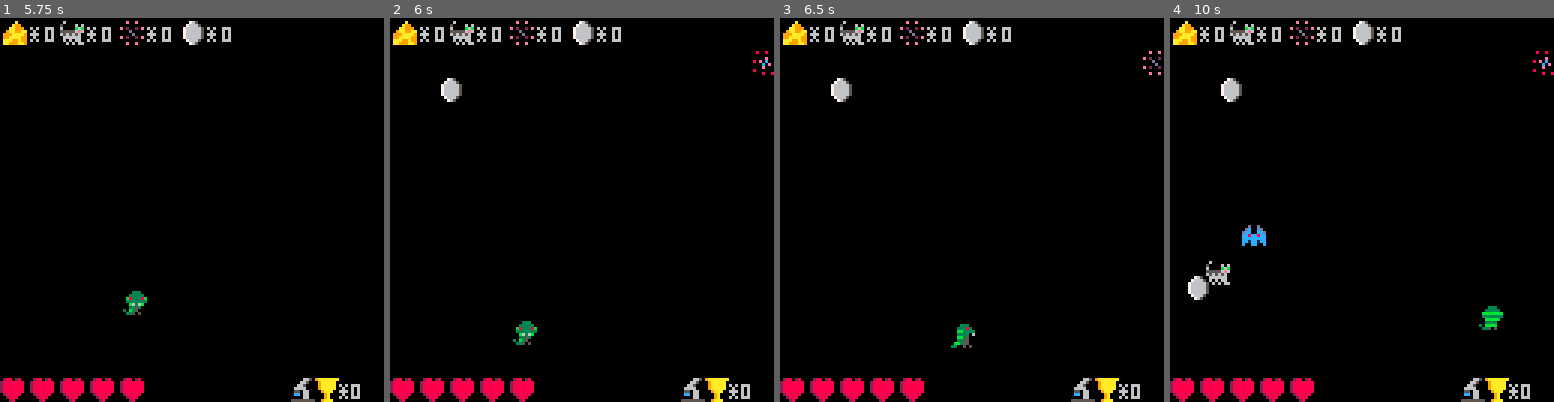
Above: before the commit, frames 1-4 (left to right).
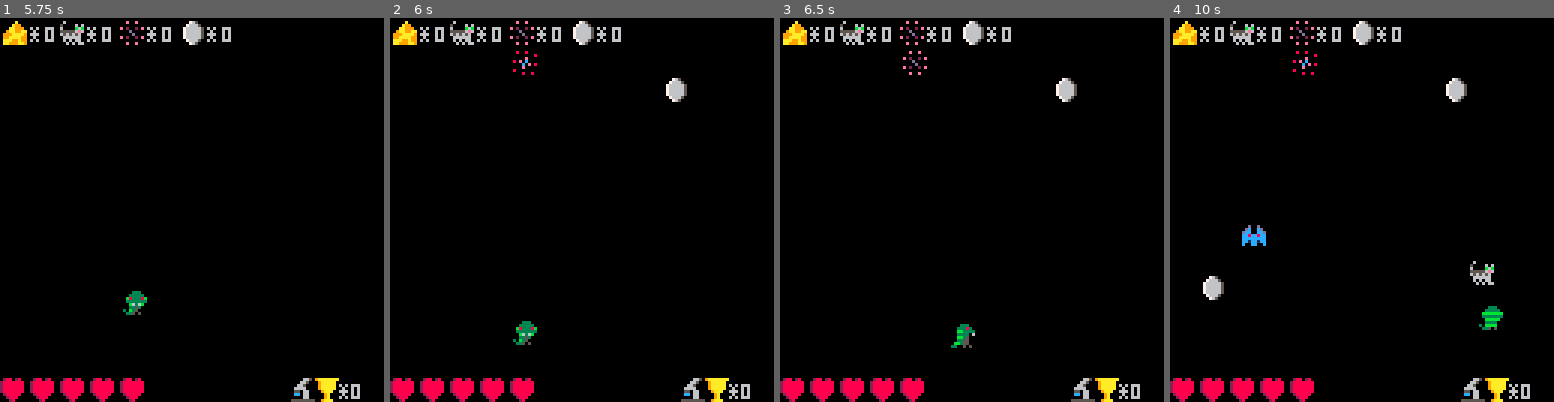
Above: after the commit, the same moments.

Repository: kdaniels/sparkleshoes
Game: PICO-8 cartridge sparkleshoes.p8
Two runs of this game, one before a commit and one after it. Both use one fixed random seed, a clock stepped at 60 frames per second and the inputs below.
Inputs:
- Up to frame 1 (5.75 s): tap X (X key) at 0.33, 1.07, 1.85, 2.97, 4.08, 5.2 s; tap O (Z key) at 0.7, 1.7, 2.1, 2.5, 2.9, 3.3, 3.7, 4.1, 4.5, 4.9, 5.3, 5.7 s; hold Right 1.6-2.1 s; hold Up 2.15-2.42 s; hold Right 2.47-3.03 s; hold Left 3.08-3.58 s; hold Down 3.63-3.97 s; hold Right 4.02-4.68 s; hold Up 4.73-5.03 s; hold Left 5.08-5.68 s; hold Down from 5.73 s (still down)
- Up to frame 2 (6 s): keep holding Down
- Up to frame 3 (6.5 s): release Down at 6.03 s; hold Right from 6.08 s (still down); tap O (Z key) at 6.1 s; tap X (X key) at 6.32 s
- Up to frame 4 (10 s): tap O (Z key) every 0.4 s from 6.5 to 9.7 s; release Right at 6.58 s; hold Right 6.63-7.13 s; hold Up 7.18-7.45 s; tap X (X key) at 7.43, 8.55, 9.67 s; hold Right 7.5-8.07 s; hold Left 8.12-8.62 s; hold Down 8.67-9 s; hold Right 9.05-9.72 s; hold Up from 9.77 s (still down)

Frame 1 is identical in both runs. In frame 2, 0.7% of the frame differs, in the area x 13-100%, y 8-22%; in frame 3, 0.7%; in frame 4, 1.6%, in the area x 4-100%, y 8-74%.

Commit message:
level 2 with beers, tentacle monsters, and explosions

Diff:
--- a/sparkleshoes.p8
+++ b/sparkleshoes.p8
@@ -5,6 +5,13 @@
 t=0
 high_score = 0
 level = 1
+
+-- todo
+-- level 3 set computers on fire
+-- make explosions that propagate
+-- make soxks enemies that might
+-- spawn more when you set them
+-- on fire
 
 function init_game()
 	sfx(7)
@@ -20,10 +27,12 @@
 	player.cats = 0
 	player.coins = 0
 	player.sparkles = 0
+	player.beers = 0
 	player.points = 0
 
 	cats_collected = 0
 	zubats_killed = 0
+	monsters_killed = 0
 	cheese_eaten = 0
 	scopes_crept = 0
 
@@ -40,6 +49,9 @@
 	zubats = {}
 	cats = {}
 	scopes = {}
+	beers = {}
+	monsters = {}
+	explosions = {}
 
 	max_cats = 1
 	max_zubats = 5
@@ -47,26 +59,44 @@
 	max_sparkles = 15
 	max_coins = 5
 	max_scopes = 1
+	max_beers = 0
+	max_monsters = 0
 
 	last_cat = time()
 	last_zubat = time()
 	last_cheese = time()
 	last_sparkle = time()
 	last_coin = time()
+	last_beer = time()
+	last_monster = time()
 
 	cat_freq = 7
 	zubat_freq = 7
 	cheese_freq = 10
 	sparkle_freq = 4
 	coin_freq = 4
+	beer_freq = 5
+	monster_freq = 5
 
 	cat_prob = .914
 	zubat_prob = .900
 	cheese_prob = .930
 	sparkle_prob = .900
 	coin_prob = .930
+	beer_prob = .920
+	monster_prob = .950
 
 	zubat_speed = 0.5
+	monster_speed = 0.2
+end
+
+function set_level(level)
+	if level == 2 then
+		sfx(10)
+		max_beers = 10
+		max_monsters = 5
+		scene = "level2"
+	end
 end
 
 function make_game_harder()
@@ -82,6 +112,15 @@
 	max_zubats += 1
 	max_coins -= 1
 	max_sparkles -= 1
+
+	if level == 2 then
+		max_monsters += 2
+		monster_speed += 0.05
+		monster_prob -= .01
+		beer_prob += .005
+		sparkle_prob += .003
+	end
+
 	last_time_hardened = time()
 end
 
@@ -115,12 +154,43 @@
 	end
 end
 
+-- explosions
+function make_explosion(x, y, direction)
+	explosion = {}
+	explosion.direction = direction
+	explosion.x = x
+	explosion.y = y
+	explosion.speed = 0.5
+	explosion.sprite = 53
+	add(explosions, explosion)
+	sfx(11)
+end
+function move_explosion(explosion)
+	if explosion.direction == 0 then
+		explosion.x -= explosion.speed
+	elseif explosion.direction == 1 then
+		explosion.x += explosion.speed
+	elseif explosion.direction == 2 then
+		explosion.y -= explosion.speed
+	elseif explosion.direction == 3 then
+		explosion.y += explosion.speed
+	end
+	if explosion.x > 127 or explosion.x < 0 or explosion.y < 0 or explosion.y > 127 then
+		del(explosions, explosion)
+	end
+	explosion.sprite += 1
+	if explosion.sprite == 61 then
+		del(explosions, explosion)
+	end
+end
+
+
 -- cheese functions
 function make_cheese()
 	if #cheeses < max_cheeses and (time() - last_cheese) > cheese_freq and rnd() > cheese_prob then
 		cheese = {}
 		cheese.sprite = 7
-		cheese.x = rnd(127)
+		cheese.x = rnd(112)
 		cheese.y = rnd(110)+10
 		cheese.time = time()
 		add(cheeses, cheese)
@@ -151,7 +221,7 @@
 	if #sparkles < max_sparkles and (time() - last_sparkle) > sparkle_freq and rnd() > sparkle_prob then
 		sparkle = {}
 		sparkle.sprite = 50
-		sparkle.x = rnd(127)
+		sparkle.x = rnd(112)
 		sparkle.y = rnd(110)+10
 		add(sparkles, sparkle)
 		last_sparkle = time()
@@ -183,7 +253,7 @@
 	if #coins < max_coins and (time() - last_coin) > coin_freq and rnd() > coin_prob then
 		coin = {}
 		coin.sprite = 8
-		coin.x = rnd(127)
+		coin.x = rnd(112)
 		coin.y = rnd(110)+10
 		add(coins, coin)
 		last_coin = time()
@@ -250,6 +320,33 @@
 			end
 		end
 	end
+	if #explosions > 0 then
+		new_exps = {}
+		for explosion in all(explosions) do
+			if is_overlapping(explosion, zubat) then
+				del(zubats, zubat)
+				zubats_killed += 1
+				scope_creep = true
+				scopes_crept += 1
+				player.points += 1
+				new_exp = {}
+				-- these have to be added
+				-- outside of the all(explosion)
+				-- loop to prevent infinite
+				-- looping and crashing pico8
+				new_exp.x = explosion.x
+				new_exp.y = explosion.y
+				new_exp.direction = explosion.direction
+				add(new_exps, new_exp)
+				del(explosions, explosion)
+			end
+		end
+		if #new_exps > 0 then
+			for new_exp in all(new_exps) do
+				make_explosion(new_exp.x, new_exp.y, new_exp.direction)
+			end
+		end
+	end
 	-- if you accidentally heart a zubat
 	-- it gets faster
 	if #hearts > 0 then
@@ -270,7 +367,7 @@
 		cat = {}
 		cat.sprite = 18
 		cat.speed = 0.31
-		cat.x = rnd(120)
+		cat.x = rnd(112)
 		cat.y = rnd(110)+10
 		cat.facing = flr(rnd(4))
 		add(cats, cat)
@@ -335,7 +432,7 @@
 	add(hearts, heart)
 end
 function move_heart(heart)
-if heart.direction == 0 then
+	if heart.direction == 0 then
 		heart.x -= heart.speed
 	elseif heart.direction == 1 then
 		heart.x += heart.speed
@@ -379,6 +476,111 @@
 	end
 end
 
+-- beer
+function make_beer()
+	if #beers < max_beers and (time() - last_beer) > beer_freq and rnd() > beer_prob then
+		beer = {}
+		beer.sprite = 9
+		beer.x = rnd(112)
+		beer.y = rnd(110)+10
+		beer.time = time()
+		add(beers, beer)
+		last_beer = time()
+	end
+end
+
+function check_beer(beer)
+	if is_overlapping(player,beer) then
+		del(beers, beer)
+		sfx(0)
+		player.beers += 1
+		scope_creep = true
+		scopes_crept += 1
+	end
+	if (time() - beer.time) > 10 then
+		del(beers, beer)
+	end
+end
+
+-- tentacle monsters
+function make_monster()
+	if #monsters < max_monsters and (time() - last_monster) > monster_freq and rnd() > monster_prob then
+		monster = {}
+		monster.sprite = 10
+		monster.speed = monster_speed
+		monster.x = rnd(112)
+		monster.y = rnd(110)+10
+		add(monsters, monster)
+		last_monster = time()
+	end
+end
+
+function move_monster(monster)
+	if player.x > monster.x then
+		monster.x += monster.speed
+	elseif player.x < monster.x then
+		monster.x -= monster.speed
+	end
+	if player.y > monster.y then
+		monster.y += monster.speed
+	elseif player.y < monster.y then
+		monster.y -= monster.speed
+	end
+	if monster.sprite % 2 == 0 then
+		monster.sprite += 1
+	else
+		monster.sprite -= 1
+	end
+end
+
+function check_monster(monster)
+	if is_overlapping(player,monster) then
+		player.life -= 0.1
+		sfx(3)
+	end
+	if #fires > 0 then
+		for fire in all(fires) do
+			if is_overlapping(fire,monster) then
+				sfx(1)
+				make_explosion(fire.x, fire.y, fire.direction)
+				del(fires,fire)
+				del(monsters, monster)
+				monsters_killed += 1
+				scope_creep = true
+				scopes_crept += 1
+				player.points += 5
+			end
+		end
+	end
+	if #explosions > 0 then
+		new_exps = {}
+		for explosion in all(explosions) do
+			if is_overlapping(explosion, monster) then
+				del(monsters, monster)
+				monsters_killed += 1
+				scope_creep = true
+				scopes_crept += 1
+				player.points += 1
+				new_exp = {}
+				-- these have to be added
+				-- outside of the all(explosion)
+				-- loop to prevent infinite
+				-- looping and crashing pico8
+				new_exp.x = explosion.x
+				new_exp.y = explosion.y
+				new_exp.direction = explosion.direction
+				add(new_exps, new_exp)
+				del(explosions, explosion)
+			end
+		end
+		if #new_exps > 0 then
+			for new_exp in all(new_exps) do
+				make_explosion(new_exp.x, new_exp.y, new_exp.direction)
+			end
+		end
+	end
+end
+
 -- this is the player
 function move()
 	player.moving = true
@@ -396,6 +598,8 @@
 		draw_game()
 	elseif scene == "end" then
 		draw_end()
+	elseif scene == "level2" then
+		draw_level2()
 	end
 end
 
@@ -435,6 +639,17 @@
 	print("press any arrow key to start", 10, 120)
 end
 
+function draw_level2()
+	cls()
+	print("level 2!", 45, 60)
+	print("now you can shoot   with", 15, 75)
+	spr(2, 85, 73)
+	spr(9, 113, 73)
+	print("but watch out for", 20, 85)
+	spr(10, 92, 83)
+	print("press any arrow key to continue", 1, 120)
+end
+
 function draw_end()
 	cls()
 
@@ -444,21 +659,24 @@
 			col = 7 + j
 			t1 = t + i*4 - j*2
 			x = cos(t0)*5
-			y = 10 + j + cos(t1/50)*5
+			y = 5 + j + cos(t1/50)*5
 			pal(7,col)
 			spr(35+i, 12+i*8+x, y)
 		end
 	end
 
-	print(cats_collected.."    collected", 10, 40)
-	spr(18, 20, 38)
-	print(zubats_killed.."    vanquished", 10, 50)
-	spr(34, 20, 48)
-	spr(7, 20, 58)
-	print(cheese_eaten.."    eaten", 10, 60)
-	spr(4, 20, 68)
-	print(scopes_crept.."    crept up on you", 10, 70)
-
+	print(cats_collected.."    collected", 10, 30)
+	spr(18, 20, 28)
+	print(zubats_killed.."    vanquished", 10, 40)
+	spr(34, 20, 38)
+	print(cheese_eaten.."    eaten", 10, 50)
+	spr(7, 20, 48)
+	print(scopes_crept.."    crept up on you", 10, 60)
+	spr(4, 20, 58)
+	if level == 2 then
+		print(monsters_killed.."    defeated", 10, 70)
+		spr(10, 20, 68)
+	end
 	if player.points > high_score then
 		print("new high score: "..player.points.."!", 26, 85)
 		print("previous high score: "..high_score, 21, 104)
@@ -486,6 +704,9 @@
 	foreach(sparkles, draw_thing)
 	foreach(coins, draw_thing)
 	foreach(scopes, draw_thing)
+	foreach(beers, draw_thing)
+	foreach(monsters, draw_thing)
+	foreach(explosions, draw_thing)
 	spr(7, 1, 1)
 	print("*", 10, 3)
 	print(player.cheeses, 15, 3)
@@ -498,6 +719,11 @@
 	spr(8, 60, 1)
 	print("*", 69, 3)
 	print(player.coins, 74, 3)
+
+	if level == 2 then
+		spr(9, 80, 1)
+		print("*"..player.beers, 89, 3)
+	end
 	spr(52, 105, 120)
 	print("*"..player.points, 113, 122)
 end
@@ -509,6 +735,8 @@
 		update_game()
 	elseif scene == "end" then
 		update_end()
+	elseif scene == "level2" then
+		update_level2()
 	end
 end
 
@@ -528,10 +756,20 @@
 				high_score = player.points
 			end
 			init_game()
+			level = 1
 			scene = "game"
 		end
 	end
 	t += 1
+end
+
+function update_level2()
+	level = 2
+	if (time() - level2_time) > 2 then
+		if btn(0) or btn(1) or btn(2) or btn(3) then
+			scene = "game"
+		end
+	end
 end
 
 function update_game()
@@ -602,7 +840,17 @@
 	foreach(sparkles, move_sparkle)
 	foreach(scopes, move_scope)
 
-	if btnp(5) and player.sparkles > 0 then
+	if level == 2 then
+		make_beer()
+		make_monster()
+
+		foreach(beers, check_beer)
+		foreach(monsters, check_monster)
+		foreach(monsters, move_monster)
+		foreach(explosions, move_explosion)
+	end
+
+	if btnp(5) and (player.sparkles > 0 or player.beers > 0) then
 		sfx(2)
 		set_fire(player.facing)
 		player.sparkles -= 1
@@ -617,6 +865,11 @@
 		make_game_harder()
 	end
 
+	if (time() - start_time) > 60 and level == 1 then
+		level2_time = time()
+		set_level(2)
+	end
+
 	if player.life < 1 then
 		sfx(8)
 		end_time = time()
@@ -624,14 +877,14 @@
 	end
 end
 __gfx__
-00033300000333000aa0000000aa00000000665008ee08e0028802800000a0000007650000000000000000000000000000000000000000000000000000000000
-00333330003333300a9a000000a9a000000665008eeeeeee28888888000a99000076665000000000000000000000000000000000000000000000000000000000
-0b83338b0b83338b0a99a00000a99a00006650008eeeeeee2888888800aa99900766666500000000000000000000000000000000000000000000000000000000
-0333333303333333a9989a000a9899a0066660008eeeeeee2888888809aa99aa0766666500000000000000000000000000000000000000000000000000000000
-00b636b000b636b0a98899a00a98899a055066008eeeeeee28888888999aaaa90766666500000000000000000000000000000000000000000000000000000000
-0033530000335300998889a00988889a0cc0660008eeeee00288888099aaaa990766666500000000000000000000000000000000000000000000000000000000
-30b3500030b35000098888900988888000006600008eee0000288800aaa99a990076665000000000000000000000000000000000000000000000000000000000
-03350500035050000098890000988900555555550008e00000028000aa999aa90007650000000000000000000000000000000000000000000000000000000000
+00033300000333000aa0000000aa00000000665008ee08e0028802800000a000000765000777f000002220000022200000000000000000000000000000000000
+00333330003333300a9a000000a9a000000665008eeeeeee28888888000a9900007666506777f666027772200277722000000000000000000000000000000000
+0b83338b0b83338b0a99a00000a99a00006650008eeeeeee2888888800aa9990076666656aaa9606127332201273322000000000000000000000000000000000
+0333333303333333a9989a000a9899a0066660008eeeeeee2888888809aa99aa076666656aaa9606127352221273522200000000000000000000000000000000
+00b636b000b636b0a98899a00a98899a055066008eeeeeee28888888999aaaa9076666656aaa9606122222221222222200000000000000000000000000000000
+0033530000335300998889a00988889a0cc0660008eeeee00288888099aaaa99076666656aaa9660122202021222020200000000000000000000000000000000
+30b3500030b35000098888900988888000006600008eee0000288800aaa99a99007666506aaa9600120202021220220200000000000000000000000000000000
+03350500035050000098890000988900555555550008e00000028000aa999aa90007650006666000020202022020202000000000000000000000000000000000
 00033300000333000600000006000000077777700777777000777000077777700700000707000000077777770777777007000007007770000777777707777770
 00333830003338305000060650000606700000070700000707000700070000070700000707000000070000007000000707000007070007000700000070000007
 00bb333300bb333360000b6b60000b6b700000000700000770000070070000070700000707000000070000007000000007000007700000700700000070000000
@@ -649,13 +902,13 @@
 30bbbb0030bbbb00c00cc00cc00cc00c700000777000007770000077077777770000000070000077070077000777777707000007000000000000000000000000
 0350500003350500c000000c00000000077777707000007770000077077777770000000007777770077770000777777707000007000000000000000000000000
 003330000033300000e00e00080080009aaaaaaa0000000000000000000000000000000000000000000000000000000000000000000000000000000000000000
-0383330003833300000000000000000809aaaaa00000000000000000000000000000000000000000000000000000000000000000000000000000000000000000
-3333bb003333bb00e020020e0000e00009aaaaa00000000000000000000000000000000000000000000000000000000000000000000000000000000000000000
-6033330060333300000d000080e0c00009aaaaa00000000000000000000000000000000000000000000000000000000000000000000000000000000000000000
-0053bb000053bb000000d000000c0e08009aaa000000000000000000000000000000000000000000000000000000000000000000000000000000000000000000
-0055330000553300e020020e000e00000009a0000000000000000000000000000000000000000000000000000000000000000000000000000000000000000000
-00553bb000553bb000000000800000000009a0000000000000000000000000000000000000000000000000000000000000000000000000000000000000000000
-050500330050503300e00e0000080080009aaa000000000000000000000000000000000000000000000000000000000000000000000000000000000000000000
+0383330003833300000000000000000809aaaaa00000000000090000000900008009008000040000000400000000000000000000000000000000000000000000
+3333bb003333bb00e020020e0000e00009aaaaa00009000009090900090909000909090008090800040504000004000000000000000000000000000000000000
+6033330060333300000d000080e0c00009aaaaa0000900000009000000a9a00000a9a00000a9a00000a9a0000059500000454000000000000000000000000000
+0053bb000053bb000000d000000c0e08009aaa000990990099909990999099909990999049909940459095400490940000505000000000000000000000000000
+0055330000553300e020020e000e00000009a000000900000009000000a9a00000a9a00000a9a00000a9a0000059500000454000000000000000000000000000
+00553bb000553bb000000000800000000009a0000009000009090900090909000909090008090800040504000004000000000000000000000000000000000000
+050500330050503300e00e0000080080009aaa000000000000090000000900008009008000040000000400000000000000000000000000000000000000000000
 00000000000000000000000000000000000000000000000000000000000000000000000000000000000000000000000000000000000000000000000000000000
 00000000000000000000000000000000000000000000000000000000000000000000000000000000000000000000000000000000000000000000000000000000
 00000000000000000000000000000000000000000000000000000000000000000000000000000000000000000000000000000000000000000000000000000000
Not shown, changed: the sound effects (__sfx__) section of sparkleshoes.p8
Not shown, changed: index.html
Not shown, added: index.js
